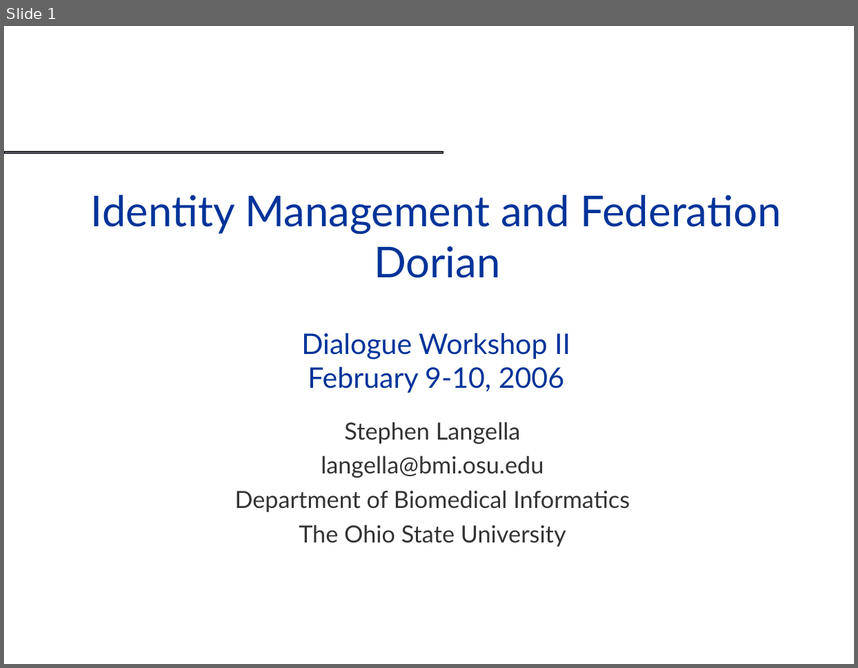
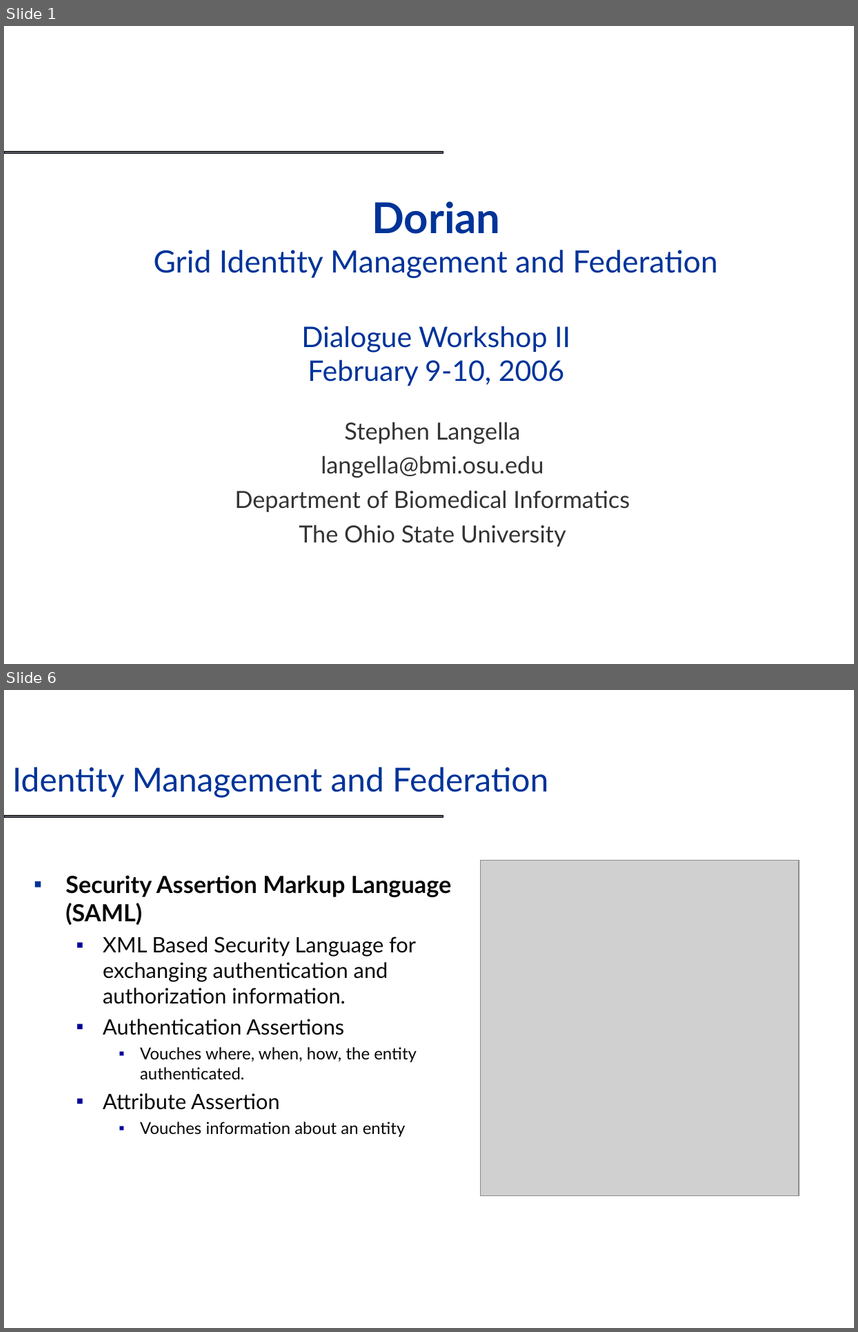
Before and after one commit to NCIP/cagrid-docs, a slide deck: presentations/dorian/Dorian_DIALOGUE2.ppt. Shown one above the other, each under a label of ours: slide 1 before the commit, slides 1 and 6 after it; the slides between them are not shown. The pictures are 858x668 and 858x1332 pixels, drawn with LibreOffice and Linux fonts; fonts in the diff are those of the drawing; grey boxes stand for pictures; background and template pictures are left out. Boxes give left, top, right and bottom in pixels: in the first picture for what was removed or moved away, otherwise in the second. Text is boxed around its words. In the diff, an @@ line names an element or a change of style, - is before the commit and + after.

```diff
--- a/presentations/dorian/Dorian_DIALOGUE2.ppt
+++ b/presentations/dorian/Dorian_DIALOGUE2.ppt
@@ slide 6 added at [4, 690, 854, 1328], background #FFFFFF; not listed: 1 template element that a slide beside it also shows @@
@@ title added at [12, 767, 548, 798], 28 pt, text #003399 @@
+Identity Management and Federation
@@ text added at [65, 875, 451, 1136], 18 pt, text #070709 @@
+▪ Security Assertion Markup Language (SAML)
+  ▪ XML Based Security Language for exchanging authentication and authorization information.
+  ▪ Authentication Assertions
+    ▪ Vouches where, when, how, the entity authenticated.
+  ▪ Attribute Assertion
+    ▪ Vouches information about an entity
@@ picture added at [480, 860, 799, 1196] @@
@@ slide 1 changed as well @@
@@ title at [154, 201, 717, 385]: text changed; size 36 to 26 pt @@
-Identity Management and Federation
-Dorian
-Dialogue Workshop II
-February 9-10, 2006
+Dorian
+Grid Identity Management and Federation
+Dialogue Workshop II
+February 9-10, 2006
```
Also in this commit, not shown: 7 other slides added, 1 slide removed, 2 other files.
